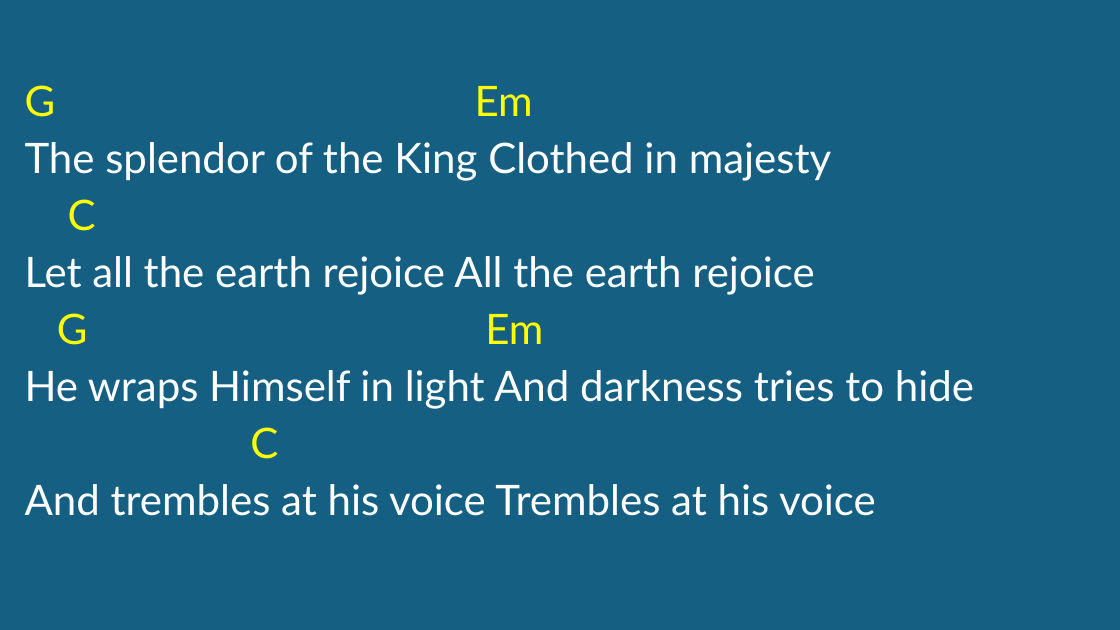
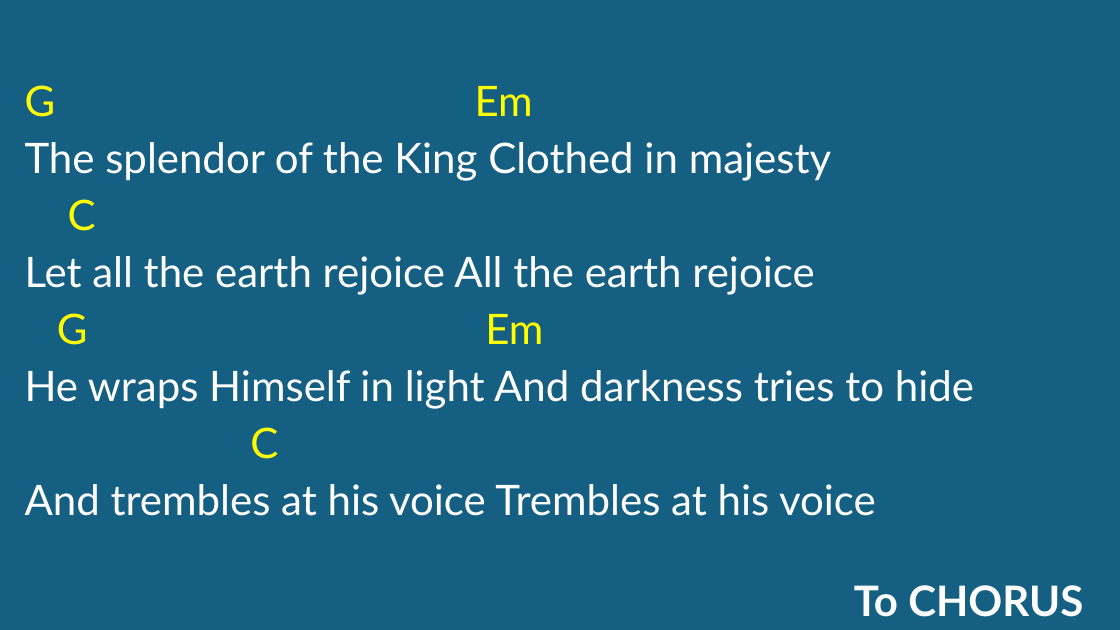
Before and after one commit to kendall412/worship, a slide deck: slide 2 of How Great is Our God-CH.pptx. Drawn at 1120x630 pixels with LibreOffice and Linux fonts; fonts in the diff are those of the drawing. Boxes give left, top, right and bottom in pixels: in the first picture for what was removed or moved away, otherwise in the second. Text is boxed around its words. In the diff, an @@ line names an element or a change of style, - is before the commit and + after.

```diff
--- a/How Great is Our God-CH.pptx
+++ b/How Great is Our God-CH.pptx
@@ text added at (x1=854, y1=585, x2=1083, y2=617), 36 pt, text #FFFFFF, bold @@
+To CHORUS
```
Also in this commit, not shown: 5 other slides changed, 102 other files.
